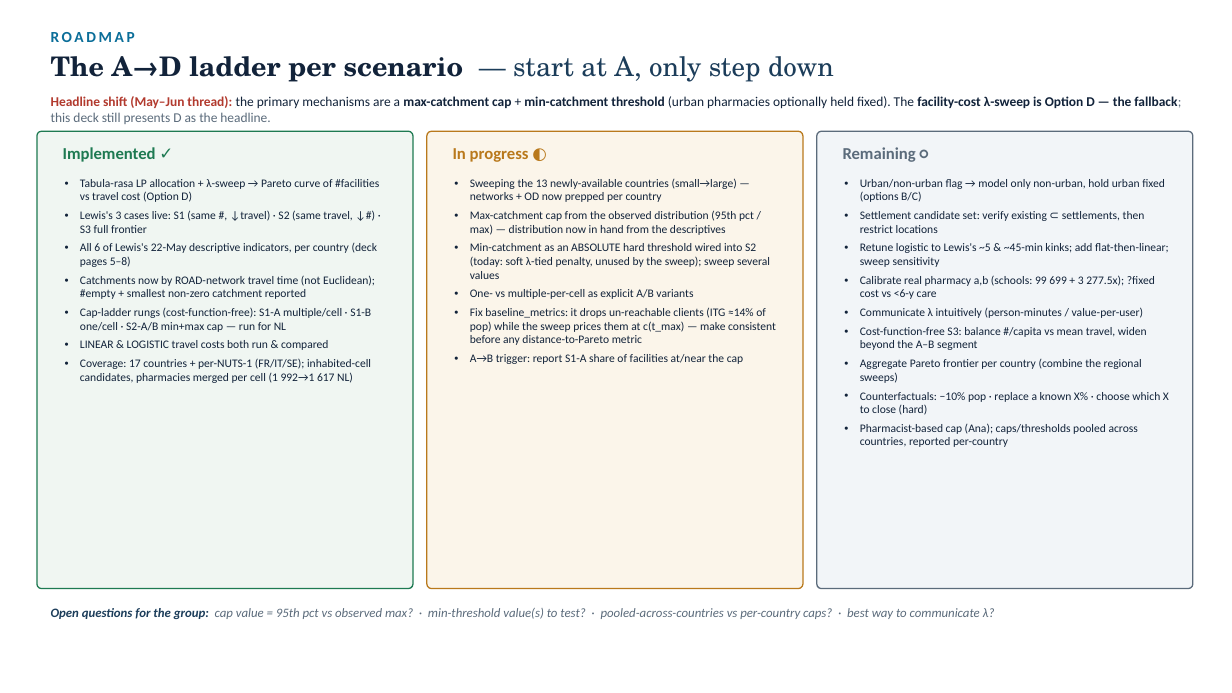
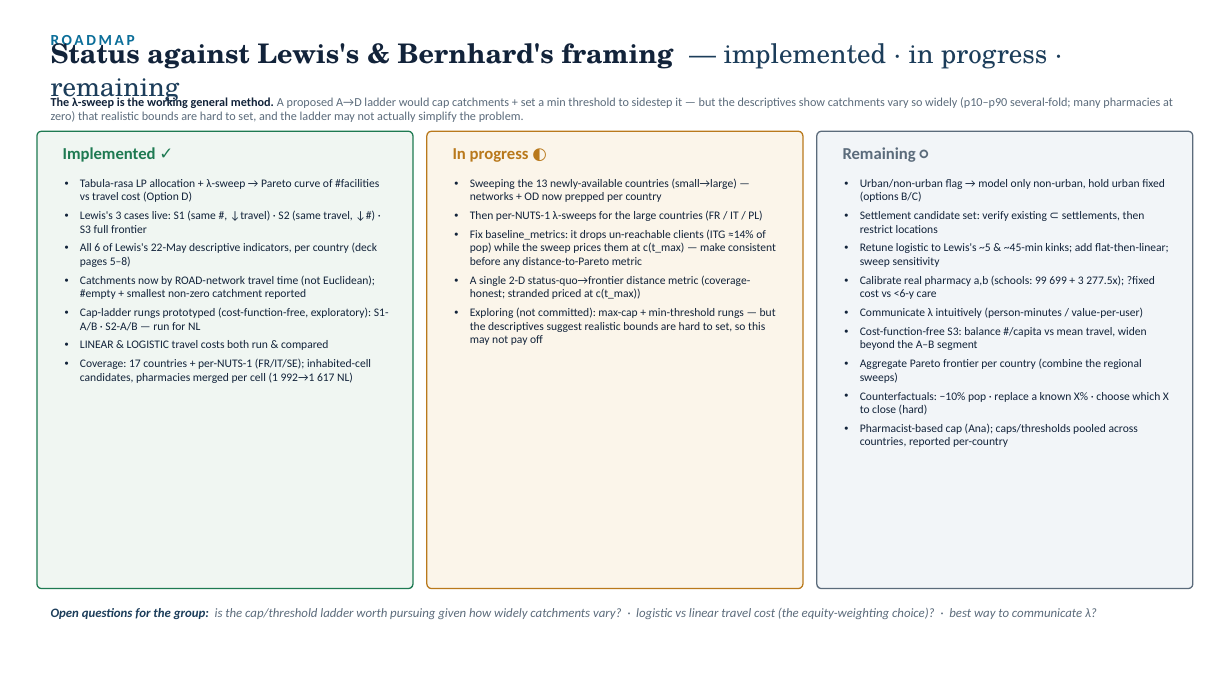
Before and after one commit to ObjectVision/NetworkModel_EU, a slide deck: slide 34 of doc/lambda_sweep5.pptx. Drawn at 1232x693 pixels with LibreOffice and Linux fonts; fonts in the diff are those of the drawing. Boxes give left, top, right and bottom in pixels: in the first picture for what was removed or moved away, otherwise in the second. Text is boxed around its words. In the diff, an @@ line names an element or a change of style, - is before the commit and + after.

```diff
--- a/doc/lambda_sweep5.pptx
+++ b/doc/lambda_sweep5.pptx
@@ text "ROADMAP" rewrapped from <box>51,32,135,42</box> to <box>51,35,135,50</box> @@
@@ text at <box>51,36,1047,105</box>: text changed @@
-The A→D ladder per scenario — start at A, only step down
+Status against Lewis's & Bernhard's framing — implemented · in progress · remaining
@@ text at <box>51,96,1173,122</box>: text changed; size 10.5 to 9.5 pt; text colour #12233A to #5B6B7B; bold off @@
-Headline shift (May–Jun thread): the primary mechanisms are a max-catchment cap + min-catchment threshold (urban pharmacies optionally held fixed). The facility-cost λ-sweep is Option D — the fallback; this deck still presents D as the headline.
+The λ-sweep is the working general method. A proposed A→D ladder would cap catchments + set a min threshold to sidestep it — but the descriptives show catchments vary so widely (p10–p90 several-fold; many pharmacies at zero) that realistic bounds are hard to set, and the ladder may not actually simplify the problem.
@@ text at <box>470,210,762,221</box>: text changed @@
-• Max-catchment cap from the observed distribution (95th pct / max) — distribution now in hand from the descriptives
-• Min-catchment as an ABSOLUTE hard threshold wired into S2 (today: soft λ-tied penalty, unused by the sweep); sweep several values
-• One- vs multiple-per-cell as explicit A/B variants
+• Then per-NUTS-1 λ-sweeps for the large countries (FR / IT / PL)
@@ text at <box>470,275,776,345</box>: text changed @@
-• A→B trigger: report S1-A share of facilities at/near the cap
+• A single 2-D status-quo→frontier distance metric (coverage-honest; stranded priced at c(t_max))
+• Exploring (not committed): max-cap + min-threshold rungs — but the descriptives suggest realistic bounds are hard to set, so this may not pay off
@@ text at <box>80,307,389,331</box>: text changed @@
-• Cap-ladder rungs (cost-function-free): S1-A multiple/cell · S1-B one/cell · S2-A/B min+max cap — run for NL
+• Cap-ladder rungs prototyped (cost-function-free, exploratory): S1-A/B · S2-A/B — run for NL
@@ text at <box>51,608,1097,619</box>: text changed @@
-Open questions for the group: cap value = 95th pct vs observed max? · min-threshold value(s) to test? · pooled-across-countries vs per-country caps? · best way to communicate λ?
+Open questions for the group: is the cap/threshold ladder worth pursuing given how widely catchments vary? · logistic vs linear travel cost (the equity-weighting choice)? · best way to communicate λ?
```
Also in this commit, not shown: 1 other file.
